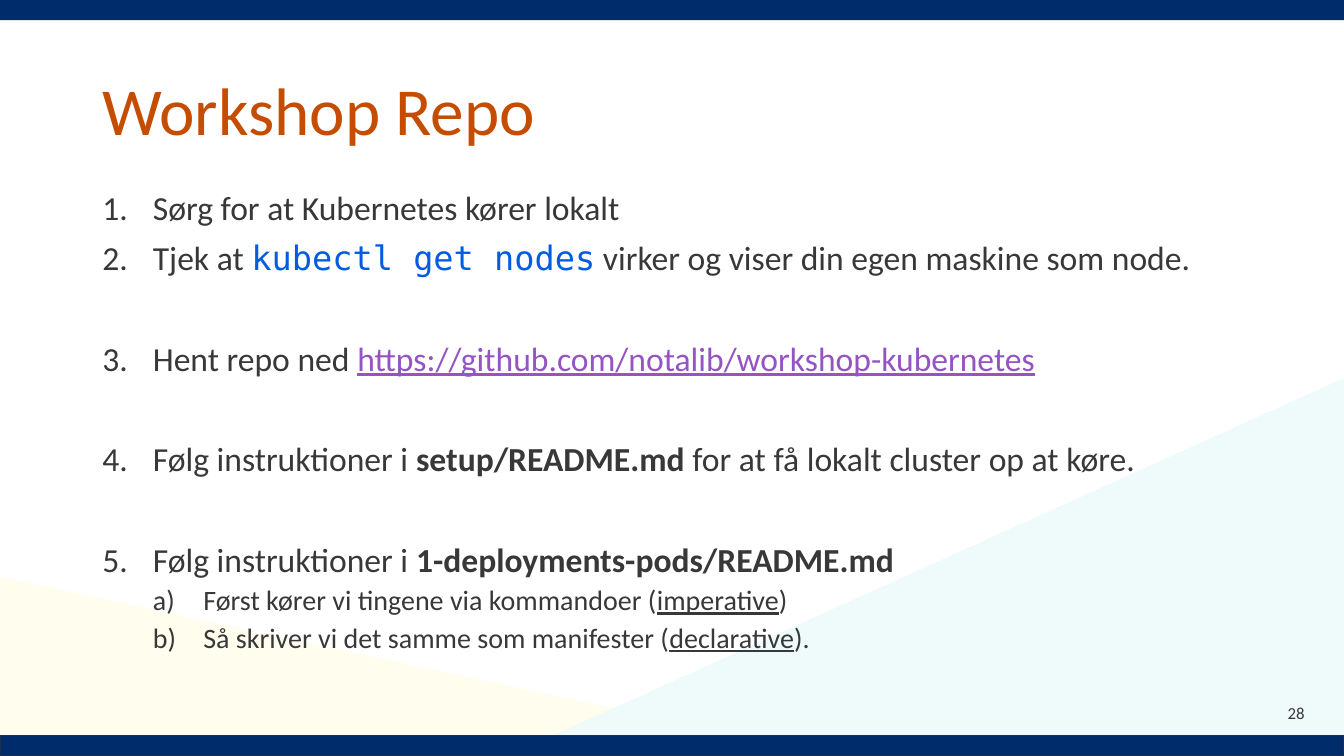
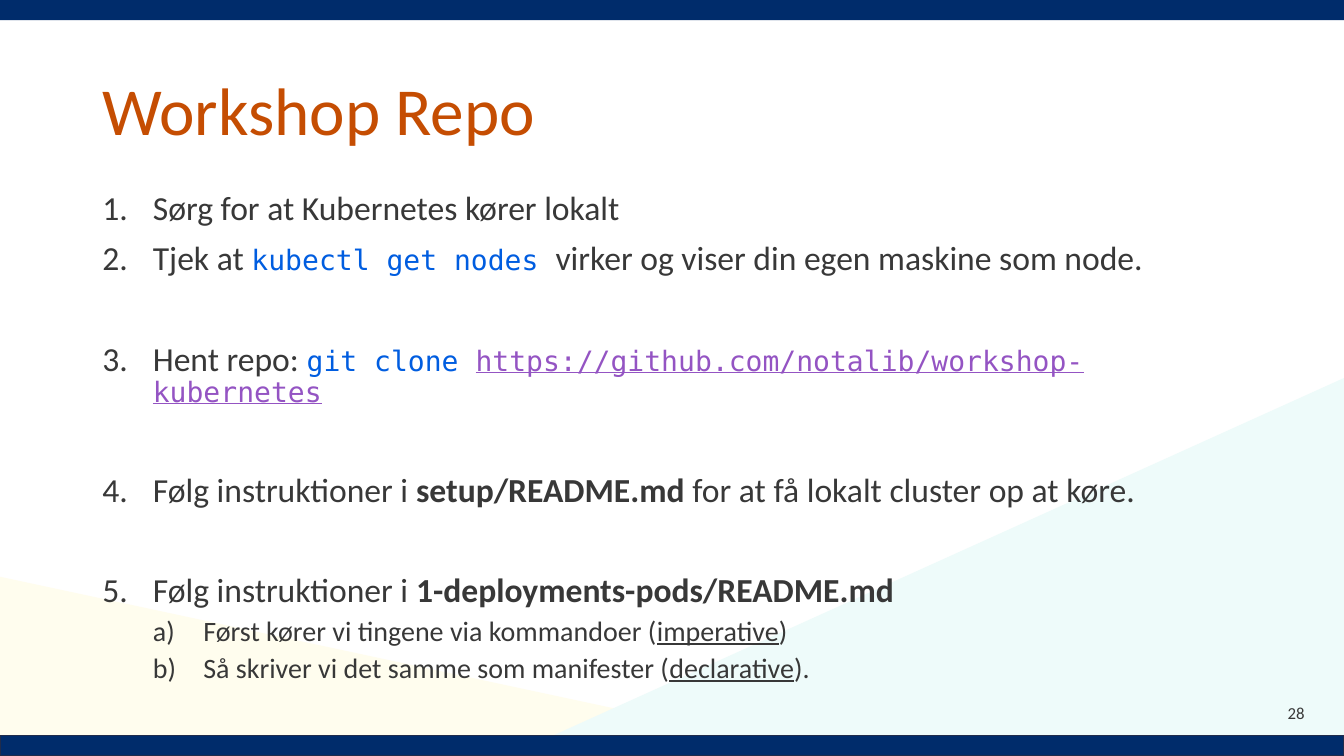
Before and after one commit to Notalib/workshop-kubernetes, a slide deck: slide 28 of Kubernetes_workshop.pptx. Drawn at 1344x756 pixels with LibreOffice and Linux fonts; fonts in the diff are those of the drawing; background and template pictures are left out. Boxes give left, top, right and bottom in pixels: in the first picture for what was removed or moved away, otherwise in the second. Text is boxed around its words. In the diff, an @@ line names an element or a change of style, - is before the commit and + after.

```diff
--- a/Kubernetes_workshop.pptx
+++ b/Kubernetes_workshop.pptx
@@ text at box(153, 246, 1142, 276): size 24 to 20 pt in "kubectl get nodes" @@
@@ text at box(153, 349, 1084, 404): text changed; size 24 to 20 pt; font Calibri to DejaVu Sans Mono @@
-3. Hent repo ned https://github.com/notalib/workshop-kubernetes
+3. Hent repo: git clone https://github.com/notalib/workshop-kubernetes
```
Also in this commit, not shown: 7 other slides changed.
